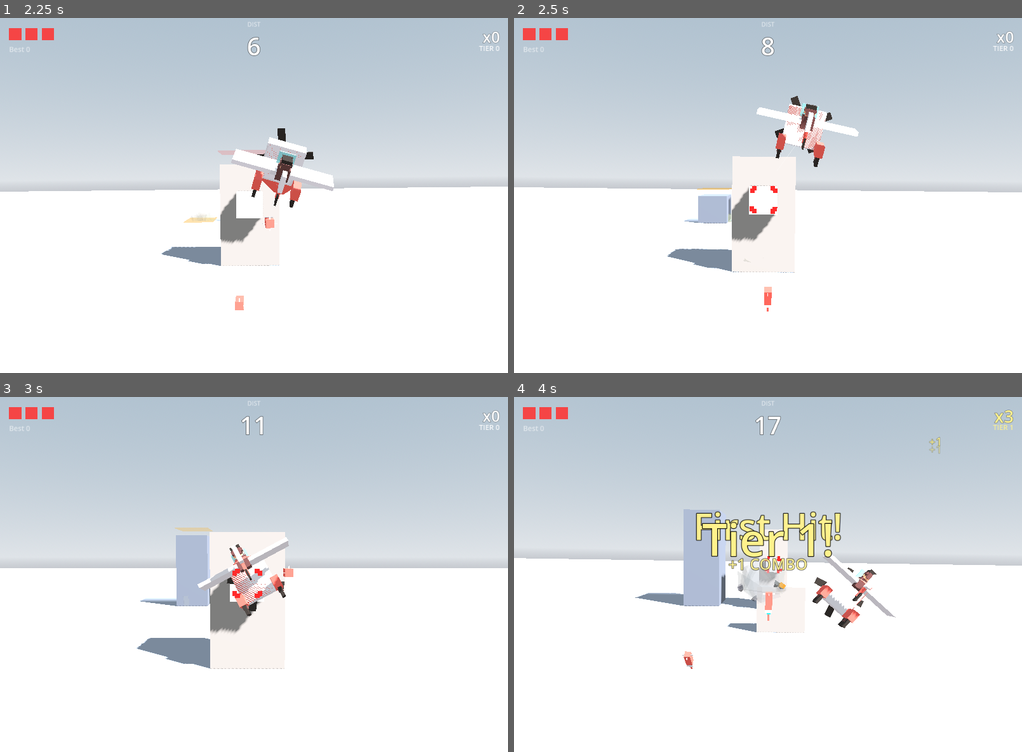
Above: before the commit, frames 1-4 (two rows, left to right).
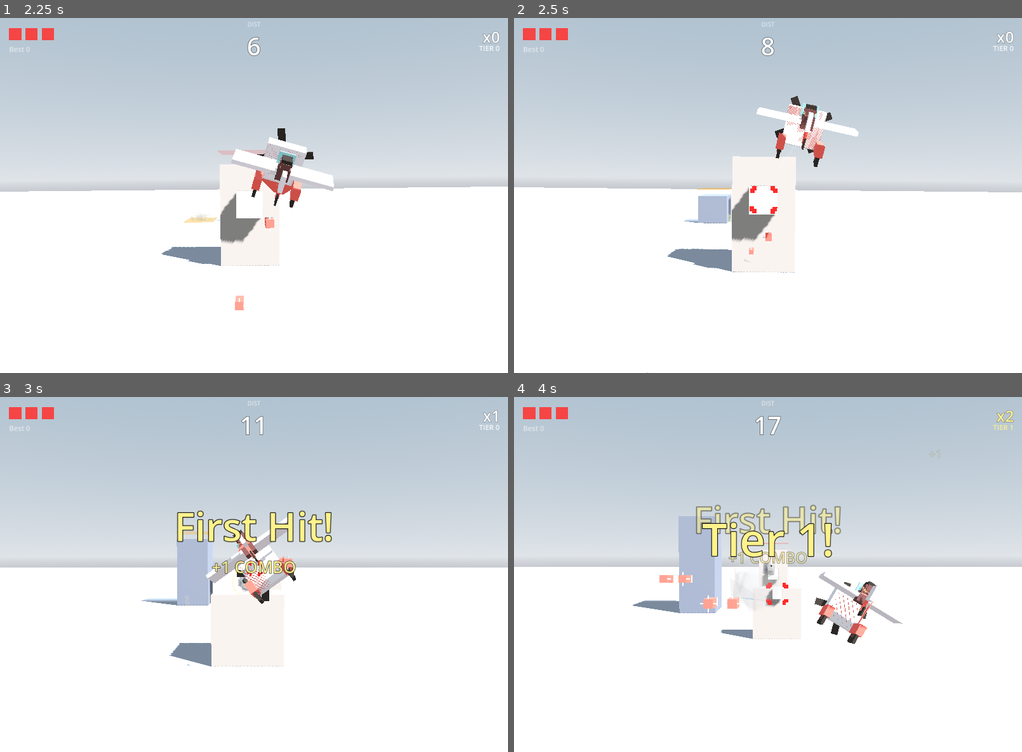
Above: after the commit, the same moments.

Repository: weathermanho/supercent
Game: Godot game, scene res://scenes/Main.tscn
Same seed, same stepped clock (60 frames per second), same inputs: the game is played once before the commit and once after it.
Inputs (mouse positions are in pixels of both pictures, inside the frame that each line leads up to):
- Up to frame 1 (2.25 s): tap Enter at 0.5, 1.25 s; move the mouse to (365, 177) at 0.52 s; hold Right mouse button (fire_missle) 0.53-1.25 s; click (365, 177) at 0.67 s; drag from (152, 213) to (228, 266) at 1.27 s; move the mouse to (304, 117) at 2.02 s; hold Right mouse button (fire_missle) from 2.03 s (still down); click (304, 117) at 2.17 s
- Up to frame 2 (2.5 s): keep holding Right mouse button (fire_missle)
- Up to frame 3 (3 s): release Right mouse button (fire_missle) at 2.75 s; drag from (228, 645) to (101, 521) at 2.77 s
- Up to frame 4 (4 s): move the mouse to (920, 627) at 3.52 s; hold Right mouse button (fire_missle) from 3.53 s (still down); click (920, 627) at 3.67 s

Frame 1 is identical in both runs. In frame 2, 0.1% of the frame differs, in the area x 26-51%, y 60-100%; in frame 3, 5.3%; in frame 4, 6.8%, in the area x 0-100%, y 3-77%.

Commit message:
fix(missile): 부스트 시작 시 속도를 정면으로 스냅 — 곡선이 표적 방향으로만
이전엔 드롭 단계 끝의 아래쪽 속도에서 부드럽게 회전 → 부스트 첫 부분이
*아래로 곡선* 그어 어색. 부스트 첫 프레임에 velocity = Vector3.RIGHT * 320
스냅. 그 다음의 점진 회전(TURN_RATE=5)은 *표적 쪽으로만* 휘어 좌/우/위/
아래 어디든 자연스러운 호.

비행기 아래 자유 낙하 단계는 그대로.

Co-Authored-By: Claude Opus 4.7 <noreply@anthropic.com>

Diff:
--- a/godot_project/scripts/Missle.gd
+++ b/godot_project/scripts/Missle.gd
@@ -17,6 +17,9 @@
 var target: Node3D = null
 var time_alive: float = 0.0
 var prev_position: Vector3 = Vector3.ZERO
+## Set true on the first frame the booster fires so we snap the velocity
+## direction from "still falling" to "going forward" once and only once.
+var _boost_started: bool = false
 
 ## Combo tier this missile was fired at (drives giant skill-check + explosion
 ## power). pierce = how many extra pillars it can punch through before dying
@@ -75,21 +78,21 @@
 		position += velocity * delta
 		_orient_to_dir(Vector3.RIGHT)
 	else:
-		# Phase 2 — booster: SMOOTHLY turn toward the target instead of snapping.
-		# A limited turn rate produces a visible arc (the missile sweeps up out
-		# of the drop) and reads as a guided weapon, not a tracking laser. With
-		# no target the missile keeps its current heading (straight forward).
+		# Phase 2 — booster. On the FIRST boost frame snap velocity to pure
+		# forward so the curve that follows is *toward the target* (up / down /
+		# left / right) instead of "smoothly out of the downward drop" (which
+		# made the missile arc downward awkwardly). After the snap, a limited
+		# turn rate produces a visible guided-weapon arc.
+		if not _boost_started:
+			_boost_started = true
+			velocity = Vector3.RIGHT * 320.0
+
 		var dir_target: Vector3 = Vector3.RIGHT
 		if target != null and is_instance_valid(target):
 			dir_target = (target.global_position - global_position).normalized()
 
-		var current_dir: Vector3
-		if velocity.length_squared() > 1.0:
-			current_dir = velocity.normalized()
-		else:
-			current_dir = Vector3.RIGHT
+		var current_dir: Vector3 = velocity.normalized() if velocity.length_squared() > 1.0 else Vector3.RIGHT
 
-		# Turn rate in radians/sec; clamped blend factor caps per-frame swing.
 		const TURN_RATE := 5.0
 		var blend: float = clampf(TURN_RATE * delta, 0.0, 1.0)
 		var new_dir: Vector3 = current_dir.lerp(dir_target, blend).normalized()
